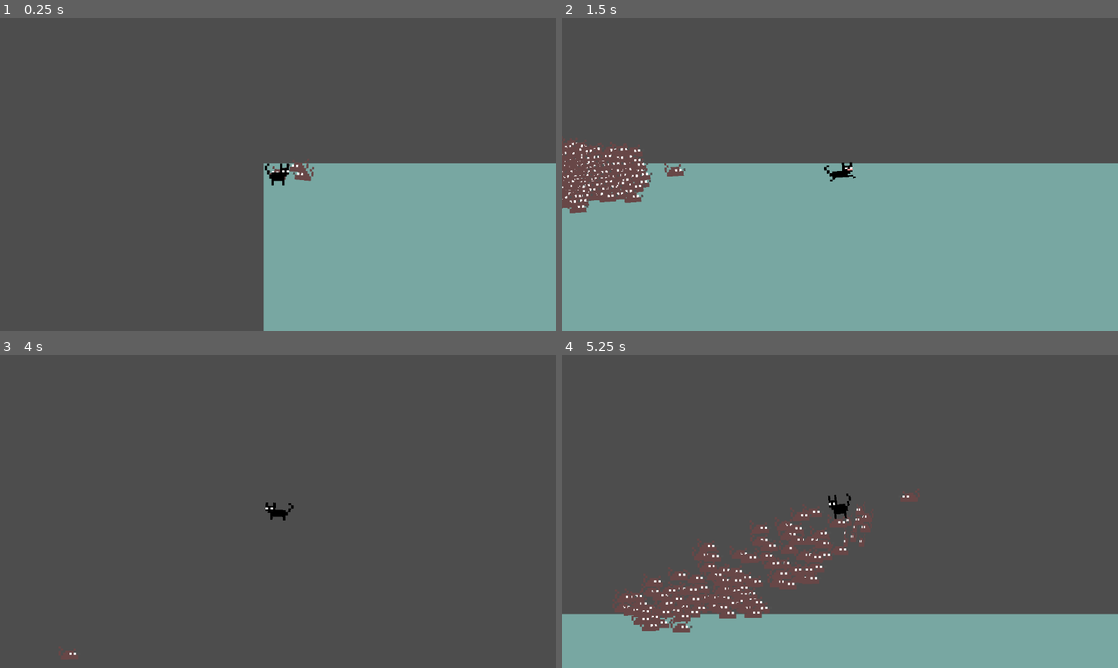
Above: before the commit, frames 1-4 (two rows, left to right).
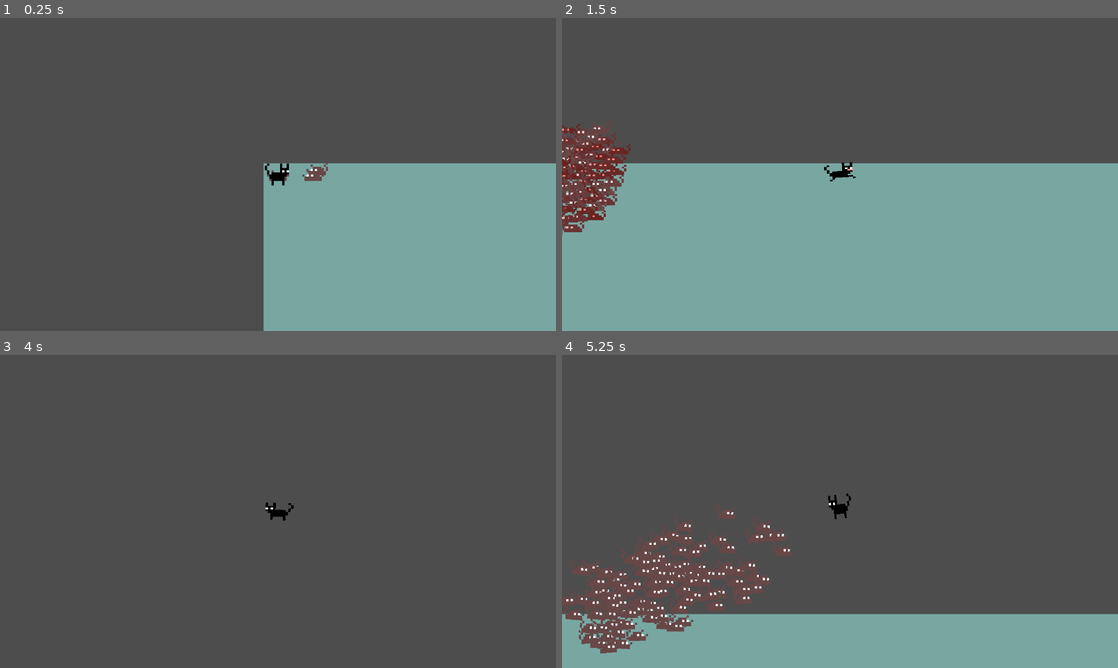
Above: after the commit, the same moments.

Repository: Kasn-w/domestic-warrior
Game: Godot game, scene res://level/level.tscn
Same seed, same stepped clock (60 frames per second), same inputs: the game is played once before the commit and once after it.
Inputs (mouse positions are in pixels of both pictures, inside the frame that each line leads up to):
- Up to frame 1 (0.25 s): no input
- Up to frame 2 (1.5 s): move the mouse to (962, 158) at 0.52 s; press the mouse at (962, 158) at 0.53 s; hold Right (ui_right) 0.53-1.28 s; move the mouse to (728, 190) at 1.27 s; release the mouse at (728, 190) at 1.28 s; hold Down (ui_down) from 1.28 s (still down); click (728, 190) at 1.35 s
- Up to frame 3 (4 s): move the mouse to (333, 442) at 2.02 s; release Down (ui_down) at 2.03 s; hold Right (ui_right) 2.03-2.78 s; hold Right mouse button (dodge) 2.03-2.78 s; click (333, 442) at 2.3 s; tap Enter at 2.75 s; move the mouse to (250, 574) at 2.77 s; hold Up (ui_up) 2.78-3.53 s; click (250, 574) at 2.85 s; move the mouse to (444, 558) at 3.52 s; press the mouse at (444, 558) at 3.53 s; hold Left (ui_left) from 3.53 s (still down)
- Up to frame 4 (5.25 s): move the mouse to (673, 464) at 4.27 s; release the mouse at (673, 464) at 4.28 s; right-click (673, 464) at 4.35 s; click (673, 464) at 4.55 s; move the mouse to (867, 511) at 5.02 s; release Left (ui_left) at 5.03 s; press the mouse at (867, 511) at 5.03 s; hold Down (ui_down) from 5.03 s (still down)

The runs differ from the first frame. In frame 1, 0.3% of the frame differs, in the area x 48-59%, y 45-53%; in frame 2, 2.8%; in frame 3, less than 0.1%; in frame 4, 7.9%, in the area x 0-65%, y 42-96%.

Commit message:
Add rat attack

Diff:
--- a/global.gd
+++ b/global.gd
@@ -1 +1,5 @@
 extends Node
+
+var aggresion = [{"think_t": 2, "act_t": 5},
+{"think_t": 1, "act_t": 5},
+{"think_t": 0.5, "act_t": 6}]
--- a/level/level.gd
+++ b/level/level.gd
@@ -10,6 +10,7 @@
 func _ready() -> void:
 	for i in range(100):
 		spaw_rat()
+	pass
 
 
 # Called every frame. 'delta' is the elapsed time since the previous frame.
--- a/rat/rat.gd
+++ b/rat/rat.gd
@@ -1,9 +1,14 @@
 extends Node2D
 @export var hp: float = 5
 @export var speed: float = 20
-@export var aggressive: float = 1
+@export var aggressive: int = 1
 @export var stop_dis: float = 10
 @export var getaway_s: float = 1.5
+
+@export var think_t: float = 1
+@onready var thinking: Timer = $thinking
+@onready var act: Timer = $act
+@export var act_t: float = 5
 
 @onready var getaway_box: Area2D = $getaway_box
 
@@ -12,48 +17,75 @@
 @onready var ani_sprite: Node2D = $ani_sprite
 @onready var animation: AnimationPlayer = $AnimationPlayer
 @onready var player = get_tree().get_nodes_in_group("player")[0]
+@onready var attack_range: Area2D = $attack_range
 
+var is_thinking: bool = true
 var is_flip: bool = false
 var is_vul: bool = false
+var action:String = "walk"
+var attack_where: Vector2
 
-func setup(_hp: float, _speed: float, _aggressive:float = 1):
+func setup(_hp: float, _speed: float, _aggressive:int = 1):
 	hp = _hp
 	speed = _speed
 	aggressive = _aggressive
+	think_t = Global.aggresion[aggressive]["think_t"]
+	act_t = Global.aggresion[aggressive]["act_t"]
 
 func _process(delta: float) -> void:
 	if not is_instance_valid(player):
 		player = get_tree().get_nodes_in_group("player")[0]
 		return
 
-	var to_player :Vector2 = player.global_position - global_position
-	var chase:Vector2 = Vector2.ZERO
+	if is_thinking and !action == "attack":
+		animation.play("RESET",0.5)
+		return
+	elif is_thinking:
+		return
 
-	if to_player.length_squared() > stop_dis ** 2:
-		chase = to_player.normalized()
+	if action == "walk":
+		var to_player :Vector2 = player.global_position - global_position
+		var chase:Vector2 = Vector2.ZERO
 
-	var seperate := Vector2.ZERO
-	for rat in getaway_box.get_overlapping_areas():
-		if rat == self:
-			continue
+		if to_player.length_squared() > stop_dis ** 2:
+			chase = to_player.normalized()
 
-		var away: Vector2 = global_position - rat.global_position
-		var distance: float = away.length()
-		if distance > 0.001 and distance < getaway_box.radius:
-			var weight: float = 1.0 - distance / getaway_box.radius
-			seperate += away.normalized() * weight
+		var seperate := Vector2.ZERO
+		for rat in getaway_box.get_overlapping_areas():
+			if rat == self:
+				continue
 
-	var direction: Vector2 = chase + seperate * getaway_s
+			var away: Vector2 = global_position - rat.global_position
+			var distance: float = away.length()
+			if distance > 0.001 and distance < getaway_box.radius:
+				var weight: float = 1.0 - distance / getaway_box.radius
+				seperate += away.normalized() * weight
 
-	global_position += direction.limit_length(1.0) * speed * delta
+		var direction: Vector2 = chase + seperate * getaway_s
 
-	if !is_flip and !sprite.flip_h and direction.x > 0:
-		sprite_flip()
-	elif !is_flip and sprite.flip_h and direction.x < 0:
-		sprite_flip()
+		global_position += direction.limit_length(1.0) * speed * delta
 
-	if !animation.is_playing():
-		animation.play("walk", 0.2)
+		if !is_flip and !sprite.flip_h and direction.x > 0:
+			sprite_flip()
+		elif !is_flip and sprite.flip_h and direction.x < 0:
+			sprite_flip()
+	elif action == "attack":
+		var seperate := Vector2.ZERO
+		for rat in getaway_box.get_overlapping_areas():
+			if rat == self:
+				continue
+
+			var away: Vector2 = global_position - rat.global_position
+			var distance: float = away.length()
+			if distance > 0.001 and distance < getaway_box.radius:
+				var weight: float = 1.0 - distance / getaway_box.radius
+				seperate += away.normalized() * weight
+
+		var direction: Vector2 = attack_where + seperate * getaway_s
+		global_position += direction.limit_length(1.0) * (speed + 100) * delta
+
+	if !animation.is_playing() and !is_thinking and action == "walk" or animation.current_animation == "RESET":
+		animation.play("walk")
 
 func get_hit(dmg:float, modi:String = "s"):
 	pass
@@ -72,9 +104,39 @@
 	await tween2.finished
 	is_flip = false
 
+func think_start():
+	thinking.start(randf_range(think_t-0.3,think_t+0.3))
+
 func _on_blink_timeout() -> void:
 	sprite.frame = 1
 	await get_tree().create_timer(0.2).timeout
 	sprite.frame = 0
 	var time = randf_range(8,15)
 	blink.start(time)
+
+
+func _on_act_timeout() -> void:
+	is_thinking = true
+	think_start()
+
+func _on_thinking_timeout() -> void:
+	if attack_range.overlaps_body(player):
+		attack_where = (player.global_position - global_position).normalized()
+		action = "attack"
+		animation.speed_scale = 0.5
+		animation.play("start")
+	else:
+		is_thinking = false
+		action = "walk"
+		act.start(act_t)
+
+func start_fin():
+	is_thinking = false
+	animation.speed_scale = 1
+	animation.play("attack")
+
+func _on_attack_range_body_entered(body: Node2D) -> void:
+	if body.is_in_group("player"):
+		is_thinking = true
+		thinking.stop()
+		thinking.start(randf_range(think_t / 5, think_t / 2))
--- a/rat/rat.tscn
+++ b/rat/rat.tscn
@@ -121,6 +121,20 @@
 "update": 0,
 "values": [Color(0.99994534, 0.4255371, 0.39267904, 1), Color(0.99994534, 0.4255371, 0.39267904, 1), Color(1, 1, 1, 1)]
 }
+tracks/4/type = "method"
+tracks/4/imported = false
+tracks/4/enabled = true
+tracks/4/path = NodePath(".")
+tracks/4/interp = 1
+tracks/4/loop_wrap = true
+tracks/4/keys = {
+"times": PackedFloat32Array(0.5),
+"transitions": PackedFloat32Array(1),
+"values": [{
+"args": [],
+"method": &"_on_act_timeout"
+}]
+}
 
 [sub_resource type="Animation" id="Animation_vciox"]
 resource_name = "attack"
@@ -172,6 +186,20 @@
 "transitions": PackedFloat32Array(1, 1),
 "update": 0,
 "values": [Color(1, 1, 1, 1), Color(0.99994534, 0.4255371, 0.39267904, 1)]
+}
+tracks/4/type = "method"
+tracks/4/imported = false
+tracks/4/enabled = true
+tracks/4/path = NodePath(".")
+tracks/4/interp = 1
+tracks/4/loop_wrap = true
+tracks/4/keys = {
+"times": PackedFloat32Array(0.36666667),
+"transitions": PackedFloat32Array(1),
+"values": [{
+"args": [],
+"method": &"start_fin"
+}]
 }
 
 [sub_resource type="Animation" id="Animation_xaegx"]
@@ -229,13 +257,21 @@
 [sub_resource type="CircleShape2D" id="CircleShape2D_5nbdk"]
 radius = 5.0
 
+[sub_resource type="CircleShape2D" id="CircleShape2D_vvfaw"]
+radius = 32.0
+
 [node name="rat" type="Node2D" unique_id=736146869 groups=["rat"]]
 script = ExtResource("1_sa6f2")
 getaway_s = 0.5
 
+[node name="thinking" type="Timer" parent="." unique_id=1768495387]
+wait_time = 3.0
+one_shot = true
+autostart = true
+
 [node name="act" type="Timer" parent="." unique_id=721441724]
 wait_time = 0.5
-autostart = true
+one_shot = true
 
 [node name="blink" type="Timer" parent="." unique_id=1459544707]
 autostart = true
@@ -261,4 +297,14 @@
 position = Vector2(0, 1)
 shape = SubResource("CircleShape2D_5nbdk")
 
+[node name="attack_range" type="Area2D" parent="." unique_id=1783891040]
+script = ExtResource("4_vvfaw")
+
+[node name="CollisionShape2D" type="CollisionShape2D" parent="attack_range" unique_id=769501517]
+position = Vector2(0, 1)
+shape = SubResource("CircleShape2D_vvfaw")
+
+[connection signal="timeout" from="thinking" to="." method="_on_thinking_timeout"]
+[connection signal="timeout" from="act" to="." method="_on_act_timeout"]
 [connection signal="timeout" from="blink" to="." method="_on_blink_timeout"]
+[connection signal="body_entered" from="attack_range" to="." method="_on_attack_range_body_entered"]
